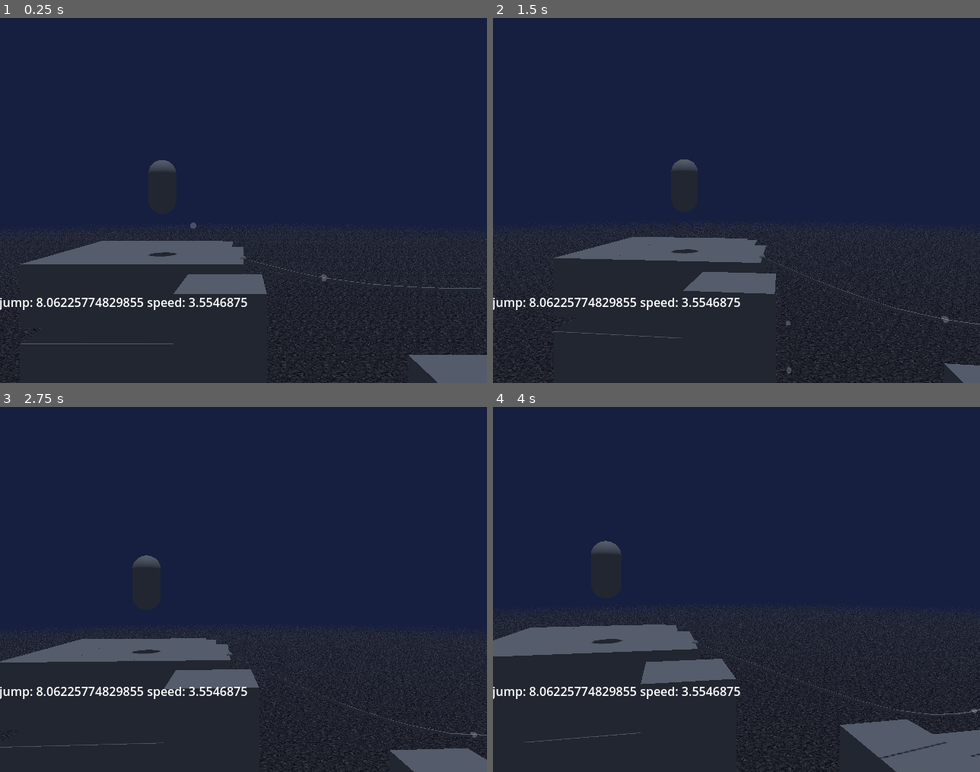
Above: before the commit, frames 1-4 (two rows, left to right).
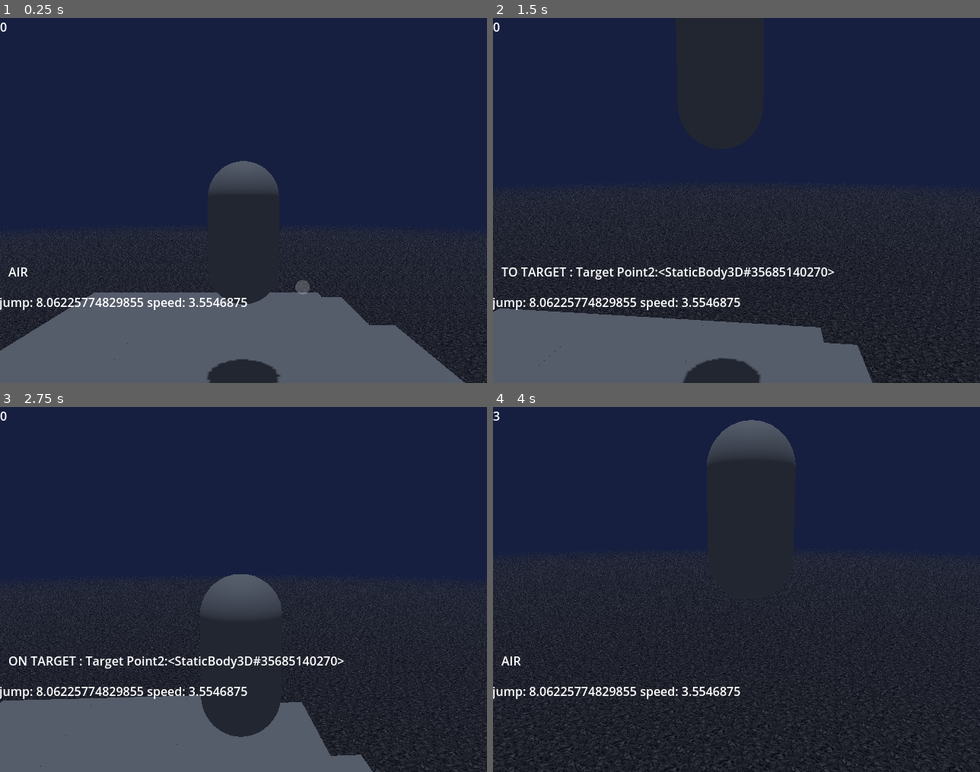
Above: after the commit, the same moments.

Repository: NoahChase/Sly-Cooper--A-Thief-in-Godot
Game: Godot game, scene res://Scenes/Worlds/hazard_room.tscn
Two runs of this game, one before a commit and one after it. Both use one fixed random seed, a clock stepped at 60 frames per second and the inputs below.
Inputs (mouse positions are in pixels of both pictures, inside the frame that each line leads up to):
- Up to frame 1 (0.25 s): no input
- Up to frame 2 (1.5 s): tap Enter (ui_accept) at 0.5, 0.6, 0.77, 1.07 s; move the mouse to (760, 200) at 0.52 s; hold Up (ui_up) from 0.53 s (still down); move the mouse to (712, 200) at 1.27 s; tap Q (circle) at 1.35 s
- Up to frame 3 (2.75 s): keep holding Up (ui_up); tap Enter (ui_accept) at 1.52, 1.55, 1.82, 2.1 s; move the mouse to (253, 582) at 2.02 s
- Up to frame 4 (4 s): keep holding Up (ui_up); move the mouse to (731, 596) at 2.77 s; tap Q (circle) at 2.85 s; tap Enter (ui_accept) at 3.02, 3.05, 3.32, 3.6, 3.77 s; move the mouse to (775, 593) at 3.52 s

The runs differ from the first frame. In frame 1, 23% of the frame differs, in the area x 0-100%, y 1-100%; in frame 2, 20%; in frame 3, 22%; in frame 4, 13%.
Error before the commit: Invalid access to property or key 'anim_tree' on a base object of type 'null instance'. (res://Scripts/player__sly.gd:102)

Commit message:
no sly mesh

Diff:
--- a/Assets/Models/test_rope_mesh.tscn
+++ b/Assets/Models/test_rope_mesh.tscn
@@ -3,7 +3,7 @@
 [sub_resource type="CylinderMesh" id="CylinderMesh_ru1tb"]
 top_radius = 0.05
 bottom_radius = 0.05
-height = 2.30962
+height = 2.23086
 radial_segments = 6
 rings = 1
 
--- a/Scenes/Character Mesh/sly_cooper_rig_no_physics.tscn
+++ b/Scenes/Character Mesh/sly_cooper_rig_no_physics.tscn
@@ -333,7 +333,7 @@
 mesh = SubResource("BoxMesh_ctiw8")
 
 [node name="Ball Tail 8" type="MeshInstance3D" parent="Ball Tail Root" index="3"]
-transform = Transform3D(0.899075, 0, -0.437498, 0, 0.999894, -1.4013e-45, 0.437499, 1.4013e-45, 0.899074, 0.0778626, 0.576019, -0.258675)
+transform = Transform3D(0.899075, 0, -0.437498, 0, 0.999894, 0, 0.437499, 0, 0.899074, 0.0778626, 0.576019, -0.258675)
 top_level = true
 mesh = SubResource("BoxMesh_3lfr3")
 
@@ -344,7 +344,7 @@
 mesh = SubResource("BoxMesh_hp8ys")
 
 [node name="Ball Tail 7" type="MeshInstance3D" parent="Ball Tail Root" index="4"]
-transform = Transform3D(0.899055, -1.4013e-45, -0.437499, 0, 0.999842, -2.8026e-45, 0.437489, 2.8026e-45, 0.899075, 0.143487, 0.515375, -0.393536)
+transform = Transform3D(0.899055, 0, -0.437499, 0, 0.999842, 0, 0.437489, 0, 0.899075, 0.143487, 0.515375, -0.393536)
 top_level = true
 mesh = SubResource("BoxMesh_3lfr3")
 
@@ -355,7 +355,7 @@
 mesh = SubResource("BoxMesh_2lu7f")
 
 [node name="Ball Tail 6" type="MeshInstance3D" parent="Ball Tail Root" index="5"]
-transform = Transform3D(0.899067, -1.4013e-45, -0.437496, 0, 0.99984, -4.2039e-45, 0.437495, 4.2039e-45, 0.89907, 0.208237, 0.454188, -0.526599)
+transform = Transform3D(0.899067, 0, -0.437496, 0, 0.99984, 0, 0.437495, 0, 0.89907, 0.208237, 0.454188, -0.526599)
 top_level = true
 mesh = SubResource("BoxMesh_3lfr3")
 
@@ -366,7 +366,7 @@
 mesh = SubResource("BoxMesh_x8uyn")
 
 [node name="Ball Tail 5" type="MeshInstance3D" parent="Ball Tail Root" index="6"]
-transform = Transform3D(0.899053, -1.4013e-45, -0.437489, 0, 0.999837, -4.2039e-45, 0.437488, 4.2039e-45, 0.899056, 0.269486, 0.374764, -0.652469)
+transform = Transform3D(0.899053, 0, -0.437489, 0, 0.999837, 0, 0.437488, 0, 0.899056, 0.269486, 0.374764, -0.652469)
 top_level = true
 mesh = SubResource("BoxMesh_3lfr3")
 
@@ -377,7 +377,7 @@
 mesh = SubResource("BoxMesh_x8uyn")
 
 [node name="Ball Tail 4" type="MeshInstance3D" parent="Ball Tail Root" index="7"]
-transform = Transform3D(0.89905, -1.4013e-45, -0.437489, 0, 0.999823, -4.2039e-45, 0.437486, 4.2039e-45, 0.899056, 0.346433, 0.291043, -0.810598)
+transform = Transform3D(0.89905, 0, -0.437489, 0, 0.999823, 0, 0.437486, 0, 0.899056, 0.346433, 0.291043, -0.810598)
 top_level = true
 mesh = SubResource("BoxMesh_3lfr3")
 
@@ -388,7 +388,7 @@
 mesh = SubResource("BoxMesh_x8uyn")
 
 [node name="Ball Tail 3" type="MeshInstance3D" parent="Ball Tail Root" index="8"]
-transform = Transform3D(0.899046, 0, -0.437489, -2.8026e-45, 0.999767, -5.60519e-45, 0.437485, 7.00649e-45, 0.899056, 0.434021, 0.200941, -0.990593)
+transform = Transform3D(0.899046, 0, -0.437489, 0, 0.999767, 0, 0.437485, 0, 0.899056, 0.434021, 0.200941, -0.990593)
 top_level = true
 mesh = SubResource("BoxMesh_3lfr3")
 
@@ -399,7 +399,7 @@
 mesh = SubResource("BoxMesh_x8uyn")
 
 [node name="Ball Tail 2" type="MeshInstance3D" parent="Ball Tail Root" index="9"]
-transform = Transform3D(0.899047, 2.8026e-45, -0.437492, -7.00649e-45, 0.99977, -5.60519e-45, 0.437485, 8.40779e-45, 0.899062, 0.493005, 0.117822, -1.14483)
+transform = Transform3D(0.899047, 0, -0.437492, 0, 0.99977, 0, 0.437485, 0, 0.899062, 0.493005, 0.117822, -1.14483)
 top_level = true
 mesh = SubResource("BoxMesh_3lfr3")
 
@@ -413,43 +413,43 @@
 transform = Transform3D(1, 0, 0, 0, 1, 0, 0, 0, 1, 0, -0.0625, 0)
 bones/0/position = Vector3(1.1612e-08, 0.74602, -0.00193296)
 bones/1/position = Vector3(0.000474975, 0.000474975, 0.000474975)
-bones/10/position = Vector3(-0.00643582, 0.855241, -0.00664721)
-bones/10/rotation = Quaternion(0.143247, -0.0330025, -0.0123152, 0.98906)
+bones/10/position = Vector3(-0.087992, 0.865028, -0.00921833)
+bones/10/rotation = Quaternion(0.16389, -0.0358925, 0.00868358, 0.985787)
 bones/11/position = Vector3(-2.16606e-16, 0.1409, 0.00690236)
-bones/11/rotation = Quaternion(0.0695557, -0.0127676, 0.00356703, 0.99749)
-bones/12/rotation = Quaternion(0.0376083, 0.0151068, -0.00382825, 0.999171)
-bones/13/rotation = Quaternion(0.0452418, 0.000777651, 0.00498278, 0.998963)
+bones/11/rotation = Quaternion(0.0834795, -0.0121833, 0.00151322, 0.996434)
+bones/12/rotation = Quaternion(0.0438295, -0.000931584, -0.00270893, 0.999035)
+bones/13/rotation = Quaternion(0.0427978, 0.000783467, 0.00444861, 0.999074)
 bones/13/scale = Vector3(1, 1, 0.999999)
-bones/14/rotation = Quaternion(-0.0298638, -0.0179172, 0.0214906, 0.999162)
-bones/15/rotation = Quaternion(-0.0504025, 0.00516876, 0.00693952, 0.998692)
+bones/14/rotation = Quaternion(-0.0306518, -0.0174594, 0.0204833, 0.999168)
+bones/15/rotation = Quaternion(-0.0530415, 0.00598179, 0.00549198, 0.998559)
 bones/56/scale = Vector3(1, 1, 1)
 bones/57/scale = Vector3(1, 1, 1)
 bones/70/rotation = Quaternion(-0.35155, -0.348675, -0.399688, 0.771419)
 bones/70/scale = Vector3(1, 1, 1)
 bones/72/position = Vector3(0.0633166, 0.0976588, 0.00782372)
-bones/72/rotation = Quaternion(0.495142, 0.545982, 0.562787, -0.374177)
-bones/73/rotation = Quaternion(0.0149017, 0.953227, -0.289065, 0.0870534)
+bones/72/rotation = Quaternion(0.499955, 0.546555, 0.550874, -0.384527)
+bones/73/rotation = Quaternion(0.0259909, 0.947452, -0.308226, 0.0815818)
 bones/73/scale = Vector3(0.999999, 1, 0.999999)
-bones/74/rotation = Quaternion(0.226695, -0.714616, 0.218615, 0.624613)
+bones/74/rotation = Quaternion(0.183697, -0.716715, 0.177523, 0.648892)
 bones/74/scale = Vector3(0.999999, 1, 1)
-bones/75/rotation = Quaternion(-0.0111878, 0.653335, 0.314676, 0.688481)
+bones/75/rotation = Quaternion(-0.0313937, 0.666446, 0.337603, 0.663995)
 bones/95/position = Vector3(-0.0637059, 0.090302, 0.015742)
-bones/95/rotation = Quaternion(0.487129, -0.659979, -0.481987, -0.307932)
-bones/96/rotation = Quaternion(0.067663, 0.925039, -0.373154, -0.0219208)
+bones/95/rotation = Quaternion(0.488315, -0.657647, -0.494992, -0.289881)
+bones/96/rotation = Quaternion(0.0959254, 0.929532, -0.355555, -0.018694)
 bones/97/position = Vector3(-0.00114774, 0.233412, -0.000875463)
-bones/97/rotation = Quaternion(0.277945, 0.705196, -0.277945, 0.590077)
+bones/97/rotation = Quaternion(0.300345, 0.69932, -0.300345, 0.574924)
 bones/97/scale = Vector3(0.999999, 0.999999, 0.999999)
-bones/98/rotation = Quaternion(-0.012787, -0.657528, -0.209998, 0.72346)
+bones/98/rotation = Quaternion(-0.0258596, -0.655896, -0.202134, 0.726825)
 bones/120/position = Vector3(0.00070335, 0.0147822, 0.131181)
 bones/120/rotation = Quaternion(-0.0722975, -0.0474817, 0.0137924, 0.996157)
 bones/120/scale = Vector3(1, 1, 1)
 bones/130/position = Vector3(0.073522, -0.0766083, -0.0259213)
-bones/130/rotation = Quaternion(0.0518173, 0.37944, 0.912447, -0.144154)
-bones/131/rotation = Quaternion(-0.0194914, 0.940288, -0.339004, -0.0235486)
+bones/130/rotation = Quaternion(0.0573184, 0.335788, 0.925125, -0.167645)
+bones/131/rotation = Quaternion(-0.0238829, 0.977102, -0.209348, -0.0295622)
 bones/131/scale = Vector3(1, 1, 0.999999)
-bones/132/rotation = Quaternion(-0.126287, 0.639472, -0.756192, 0.057458)
+bones/132/rotation = Quaternion(-0.150308, 0.716242, -0.671075, 0.118588)
 bones/132/scale = Vector3(0.999999, 1.00001, 0.999995)
-bones/133/rotation = Quaternion(-1.88962e-08, 0.999045, 0.0437053, 1.9611e-09)
+bones/133/rotation = Quaternion(-6.69096e-09, 0.996779, 0.0802039, 2.19558e-09)
 bones/133/scale = Vector3(1, 1.00001, 0.999986)
 bones/134/position = Vector3(-0.00730926, 0.127941, 0.00102151)
 bones/134/rotation = Quaternion(-0.0126292, 0.186482, 0.979947, -0.0690641)
@@ -458,11 +458,11 @@
 bones/135/rotation = Quaternion(0.203259, 0.000721591, 0.000726901, 0.979125)
 bones/135/scale = Vector3(0.999999, 0.999999, 1)
 bones/136/position = Vector3(-0.0787393, -0.070641, -0.004869)
-bones/136/rotation = Quaternion(-0.0394081, 0.383289, 0.92107, 0.0562689)
-bones/137/rotation = Quaternion(0.0746977, 0.935843, -0.344335, -0.00722418)
+bones/136/rotation = Quaternion(-0.0463044, 0.417875, 0.907025, 0.023294)
+bones/137/rotation = Quaternion(0.0642497, 0.92837, -0.366038, -0.00426502)
 bones/137/scale = Vector3(0.999999, 1, 1)
-bones/138/rotation = Quaternion(0.102173, 0.639896, -0.755646, -0.0953548)
-bones/139/rotation = Quaternion(-3.77924e-08, 0.999677, 0.0253949, -8.84156e-09)
+bones/138/rotation = Quaternion(0.057362, 0.634088, -0.76975, -0.0461207)
+bones/139/rotation = Quaternion(-4.33078e-08, 0.999528, 0.0307167, 2.72314e-08)
 bones/140/rotation = Quaternion(0.0126288, 0.186482, 0.979947, 0.0690643)
 bones/140/scale = Vector3(1, 1, 0.999999)
 bones/141/position = Vector3(0.0408724, 0.0366471, -0.00755698)
@@ -474,7 +474,7 @@
 bones/143/scale = Vector3(1, 1, 1)
 
 [node name="Cane_LowPoly" parent="metarig/GeneralSkeleton" index="0"]
-transform = Transform3D(0.543564, -0.50464, 0.670727, 0.694821, -0.177794, -0.696858, 0.470913, 0.844823, 0.253993, -0.391309, 0.908701, 0.354961)
+transform = Transform3D(0.486746, -0.544428, 0.683136, 0.686269, -0.245527, -0.684653, 0.540473, 0.802068, 0.254114, -0.485894, 0.886469, 0.33112)
 bone_name = "RightHand"
 bone_idx = 98
 
@@ -482,43 +482,43 @@
 transform = Transform3D(0.286598, 0.942817, -0.170169, -0.918975, 0.320748, 0.229361, 0.270827, 0.090647, 0.958351, -0.714821, -0.90577, 0.0535462)
 
 [node name="TeethUpper_LowPoly" parent="metarig/GeneralSkeleton" index="1"]
-transform = Transform3D(0.105696, -0.00350972, -0.0114739, 0.00152526, 0.104827, -0.0180147, 0.0119013, 0.0177353, 0.104208, -0.00731913, 1.14349, 0.18475)
+transform = Transform3D(0.105167, -0.00668701, -0.014513, 0.00303428, 0.103211, -0.025568, 0.0156887, 0.024864, 0.102231, -0.105542, 1.13931, 0.198271)
 
 [node name="TeethLower_LowPoly" parent="metarig/GeneralSkeleton" index="2"]
-transform = Transform3D(0.105696, -0.00350975, -0.0114739, 0.00152526, 0.104827, -0.0180147, 0.0119013, 0.0177356, 0.104208, -0.00563627, 1.12392, 0.172313)
+transform = Transform3D(0.105167, -0.00668706, -0.014513, 0.00303428, 0.103212, -0.0255679, 0.0156887, 0.0248643, 0.102231, -0.102961, 1.12071, 0.184567)
 
 [node name="EyeHLightBot_L" parent="metarig/GeneralSkeleton" index="3"]
-transform = Transform3D(0.105696, -0.00350972, -0.0114739, 0.00152526, 0.104827, -0.0180148, 0.0119013, 0.0177354, 0.104208, -0.00741786, 1.14644, 0.185249)
+transform = Transform3D(0.105167, -0.00668702, -0.014513, 0.00303428, 0.103211, -0.025568, 0.0156887, 0.024864, 0.102231, -0.10573, 1.14221, 0.198971)
 
 [node name="EyeHLightTop_L" parent="metarig/GeneralSkeleton" index="4"]
-transform = Transform3D(0.105696, -0.00350972, -0.0114739, 0.00152526, 0.104827, -0.0180148, 0.0119013, 0.0177354, 0.104208, -0.00741787, 1.14644, 0.185249)
+transform = Transform3D(0.105167, -0.00668702, -0.014513, 0.00303428, 0.103211, -0.025568, 0.0156887, 0.024864, 0.102231, -0.10573, 1.14221, 0.198971)
 
 [node name="Iris_L" parent="metarig/GeneralSkeleton" index="5"]
-transform = Transform3D(0.105696, -0.00350973, -0.0114738, 0.00152526, 0.104827, -0.0180149, 0.0119013, 0.0177355, 0.104208, -0.00741792, 1.14644, 0.18525)
+transform = Transform3D(0.105167, -0.00668703, -0.014513, 0.00303428, 0.103211, -0.0255681, 0.0156887, 0.0248641, 0.102231, -0.10573, 1.14221, 0.198971)
 
 [node name="Pupil_L" parent="metarig/GeneralSkeleton" index="6"]
-transform = Transform3D(0.105696, -0.00350973, -0.0114738, 0.00152526, 0.104827, -0.0180149, 0.0119013, 0.0177355, 0.104208, -0.00741792, 1.14644, 0.18525)
+transform = Transform3D(0.105167, -0.00668703, -0.014513, 0.00303428, 0.103211, -0.0255681, 0.0156887, 0.0248641, 0.102231, -0.10573, 1.14221, 0.198971)
 
 [node name="EyeHLightBot_R" parent="metarig/GeneralSkeleton" index="7"]
-transform = Transform3D(0.105696, -0.00350972, -0.0114739, 0.00152526, 0.104827, -0.0180148, 0.0119013, 0.0177354, 0.104208, -0.00741787, 1.14643, 0.185249)
+transform = Transform3D(0.105167, -0.00668702, -0.014513, 0.00303428, 0.103211, -0.025568, 0.0156887, 0.024864, 0.102231, -0.10573, 1.14221, 0.198971)
 
 [node name="EyeHLightTop_R" parent="metarig/GeneralSkeleton" index="8"]
-transform = Transform3D(0.105696, -0.00350972, -0.0114739, 0.00152526, 0.104827, -0.0180148, 0.0119013, 0.0177354, 0.104208, -0.00741788, 1.14644, 0.185249)
+transform = Transform3D(0.105167, -0.00668702, -0.014513, 0.00303428, 0.103211, -0.025568, 0.0156887, 0.024864, 0.102231, -0.10573, 1.14221, 0.198971)
 
 [node name="Iris_R" parent="metarig/GeneralSkeleton" index="9"]
-transform = Transform3D(-0.105696, -0.00350972, -0.0114739, -0.00152526, 0.104827, -0.0180147, -0.0119013, 0.0177353, 0.104208, -0.00741786, 1.14643, 0.185249)
+transform = Transform3D(-0.105167, -0.00668701, -0.014513, -0.00303428, 0.103211, -0.025568, -0.0156887, 0.024864, 0.102231, -0.10573, 1.14221, 0.198971)
 
 [node name="Pupil_R" parent="metarig/GeneralSkeleton" index="10"]
-transform = Transform3D(-0.105696, -0.00350972, -0.0114739, -0.00152526, 0.104827, -0.0180147, -0.0119013, 0.0177353, 0.104208, -0.00741786, 1.14643, 0.185249)
+transform = Transform3D(-0.105167, -0.00668701, -0.014513, -0.00303428, 0.103211, -0.025568, -0.0156887, 0.024864, 0.102231, -0.10573, 1.14221, 0.198971)
 
 [node name="Hat_LowPoly" parent="metarig/GeneralSkeleton" index="11"]
-transform = Transform3D(1.24982, -0.0415015, -0.135674, 0.0180357, 1.23954, -0.213021, 0.140729, 0.209717, 1.23223, 0.0456763, -0.170076, -0.117558)
+transform = Transform3D(1.24357, -0.079072, -0.171611, 0.0358794, 1.22044, -0.302335, 0.185514, 0.29401, 1.20885, -0.0100558, -0.148163, -0.192803)
 
 [node name="EyeWhite_lowPoly" parent="metarig/GeneralSkeleton" index="12"]
-transform = Transform3D(0.105696, -0.00350972, -0.0114739, 0.00152526, 0.104827, -0.0180147, 0.0119013, 0.0177353, 0.104208, -0.00741787, 1.14643, 0.185249)
+transform = Transform3D(0.105167, -0.00668701, -0.014513, 0.00303428, 0.103211, -0.025568, 0.0156887, 0.024864, 0.102231, -0.10573, 1.14221, 0.198971)
 
 [node name="Belt_LowPoly" parent="metarig/GeneralSkeleton" index="13"]
-transform = Transform3D(0.104981, 0.0012879, -0.017193, -0.00286086, 0.10592, -0.00953412, 0.0170021, 0.00987043, 0.104555, 0.00647298, 1.28712, 0.0732137)
+transform = Transform3D(0.104803, -0.00330032, -0.0179873, 0.000834431, 0.105394, -0.0144759, 0.0182685, 0.0141194, 0.103851, -0.0942324, 1.29348, 0.0880091)
 
 [node name="Tail 1 IK" type="SkeletonIK3D" parent="metarig/GeneralSkeleton" index="21"]
 root_bone = &"Tail.001"
@@ -556,11 +556,11 @@
 target_node = NodePath("../../../Ball Tail Root/Ball Tail 3/Node3D/cnt3")
 
 [node name="BoneAttachment3D" type="BoneAttachment3D" parent="metarig/GeneralSkeleton" index="28"]
-transform = Transform3D(0.997518, 0.0632862, 0.0308551, -0.0338162, 0.0462628, 0.998357, 0.0617547, -0.996923, 0.0482881, -0.00397137, 0.844905, -0.0442278)
+transform = Transform3D(0.997273, 0.0728415, -0.01189, 0.00535522, 0.0892593, 0.995994, 0.073611, -0.993341, 0.0886257, -0.0846313, 0.856337, -0.0471714)
 bone_name = "Tail.001"
 bone_idx = 122
 
 [node name="Bone Cane Hand" type="BoneAttachment3D" parent="metarig/GeneralSkeleton" index="29"]
-transform = Transform3D(0.543564, -0.50464, 0.670727, 0.694821, -0.177794, -0.696858, 0.470913, 0.844823, 0.253993, -0.391309, 0.908701, 0.354961)
+transform = Transform3D(0.486746, -0.544428, 0.683136, 0.686269, -0.245527, -0.684653, 0.540473, 0.802068, 0.254114, -0.485894, 0.886469, 0.33112)
 bone_name = "RightHand"
 bone_idx = 98
--- a/Scenes/Character/player__sly.tscn
+++ b/Scenes/Character/player__sly.tscn
@@ -134,9 +134,29 @@
 [node name="Body Mesh Container" type="Node3D" parent="."]
 transform = Transform3D(1, 0, 0, 0, 1, 0, 0, 0, 1, 0, 1, 0)
 
-[node name="MeshInstance3D" type="MeshInstance3D" parent="Body Mesh Container"]
+[node name="SlyCooper_RigNoPhysics" type="MeshInstance3D" parent="Body Mesh Container"]
 mesh = SubResource("CapsuleMesh_11x8b")
 skeleton = NodePath("")
+
+[node name="tip toe ray" type="RayCast3D" parent="Body Mesh Container/SlyCooper_RigNoPhysics"]
+transform = Transform3D(-1.15, 0, -1.73645e-07, 0, 1.15, 0, 1.73645e-07, 0, -1.15, -0.4025, -0.975, 6.07758e-08)
+target_position = Vector3(0, -0.25, 0)
+
+[node name="tip toe ray2" type="RayCast3D" parent="Body Mesh Container/SlyCooper_RigNoPhysics"]
+transform = Transform3D(-1.15, 0, -1.73645e-07, 0, 1.15, 0, 1.73645e-07, 0, -1.15, 0.4025, -0.975, -6.07758e-08)
+target_position = Vector3(0, -0.25, 0)
+
+[node name="tip toe ray3" type="RayCast3D" parent="Body Mesh Container/SlyCooper_RigNoPhysics"]
+transform = Transform3D(-1.15, 0, -1.73645e-07, 0, 1.15, 0, 1.73645e-07, 0, -1.15, -6.07758e-08, -0.975, -0.4025)
+target_position = Vector3(0, -0.25, 0)
+
+[node name="tip toe ray4" type="RayCast3D" parent="Body Mesh Container/SlyCooper_RigNoPhysics"]
+transform = Transform3D(-1.15, 0, -1.73645e-07, 0, 1.15, 0, 1.73645e-07, 0, -1.15, 4.34113e-08, -0.975, 0.2875)
+target_position = Vector3(0, -0.25, 0)
+
+[node name="tip toe ray5" type="RayCast3D" parent="Body Mesh Container/SlyCooper_RigNoPhysics"]
+transform = Transform3D(-1.15, 0, -1.73645e-07, 0, 1.15, 0, 1.73645e-07, 0, -1.15, -6.07758e-08, -0.738928, -0.267238)
+target_position = Vector3(0, 0, 0.25)
 
 [node name="AnimationPlayer" type="AnimationPlayer" parent="Body Mesh Container"]
 libraries = {
--- a/Scenes/Worlds/hazard_room.tscn
+++ b/Scenes/Worlds/hazard_room.tscn
@@ -135,7 +135,7 @@
 
 [sub_resource type="Curve3D" id="Curve3D_8kis5"]
 _data = {
-"points": PackedVector3Array(0, 0, 0, 0, 0, 0, 0, 14.5, -7, 0, 0, 0, 0, 0, 0, 2.20779, 13.3708, -7.40142, 0, 0, 0, 0, 0, 0, 4.41468, 12.3019, -7.80267, 0, 0, 0, 0, 0, 0, 6.62, 11.3741, -8.20364, 0, 0, 0, 0, 0, 0, 8.82329, 10.6671, -8.60423, 0, 0, 0, 0, 0, 0, 11.0242, 10.2583, -9.00441, 0, 0, 0, 0, 0, 0, 13.2228, 10.2005, -9.40415, 0, 0, 0, 0, 0, 0, 15.4192, 10.4195, -9.8035, 0, 0, 0, 0, 0, 0, 17.6138, 10.8419, -10.2025, 0, 0, 0, 0, 0, 0, 19.8072, 11.3935, -10.6013, 0, 0, 0, 0, 0, 0, 22, 12, -11),
+"points": PackedVector3Array(0, 0, 0, 0, 0, 0, 0, 14.5, -7, 0, 0, 0, 0, 0, 0, 2.20894, 13.338, -7.40163, 0, 0, 0, 0, 0, 0, 4.41683, 12.4693, -7.80306, 0, 0, 0, 0, 0, 0, 6.62294, 11.9562, -8.20417, 0, 0, 0, 0, 0, 0, 8.82671, 11.7214, -8.60486, 0, 0, 0, 0, 0, 0, 11.0278, 11.6896, -9.00506, 0, 0, 0, 0, 0, 0, 13.2262, 11.7868, -9.40476, 0, 0, 0, 0, 0, 0, 15.4221, 11.9397, -9.80401, 0, 0, 0, 0, 0, 0, 17.6159, 12.0748, -10.2029, 0, 0, 0, 0, 0, 0, 19.8083, 12.1193, -10.6015, 0, 0, 0, 0, 0, 0, 22, 12, -11),
 "tilts": PackedFloat32Array(0, 0, 0, 0, 0, 0, 0, 0, 0, 0, 0)
 }
 point_count = 11
@@ -1840,7 +1840,7 @@
 path_joined = false
 
 [node name="PathFollow3D" type="PathFollow3D" parent="Rope/Path3D"]
-transform = Transform3D(0.17887, 0.176836, -0.967693, 1.93698e-07, 0.983542, 0.179738, 0.983785, -0.0321522, 0.175944, 10.6912, 10.3202, -8.94385)
+transform = Transform3D(0.178871, 0.355118, -0.91738, 1.19199e-06, 0.932406, 0.360946, 0.983784, -0.0645683, 0.166797, 4.18602, 12.5601, -7.76109)
 progress = 4.68005
 loop = false
 
--- a/Scripts/player__sly.gd
+++ b/Scripts/player__sly.gd
@@ -81,28 +81,28 @@
 
 	## States
 	if state == FLOOR:
-		sly_mesh.anim_tree.set("parameters/Anim State/transition_request", "floor")
+		#sly_mesh.anim_tree.set("parameters/Anim State/transition_request", "floor")
 		if not direction:
 			var any_not_colliding = false
 			for ray in tiptoe_rays:
 				if not ray.is_colliding() and not $"Body Mesh Container/SlyCooper_RigNoPhysics/tip toe ray5".is_colliding():
 					any_not_colliding = true
-				if any_not_colliding:
-					sly_mesh.anim_tree.set("parameters/Floor Transition/transition_request", "floor teeter")
-				else:
-					sly_mesh.anim_tree.set("parameters/Floor Transition/transition_request", "floor idle")
-		else:
-			sly_mesh.anim_tree.set("parameters/Input Timescale/scale", left_stick_pressure)
-			sly_mesh.anim_tree.set("parameters/Floor Transition/transition_request", "floor walk")
+				#if any_not_colliding:
+					#sly_mesh.anim_tree.set("parameters/Floor Transition/transition_request", "floor teeter")
+				#else:
+					#sly_mesh.anim_tree.set("parameters/Floor Transition/transition_request", "floor idle")
+		#else:
+			#sly_mesh.anim_tree.set("parameters/Input Timescale/scale", left_stick_pressure)
+			#sly_mesh.anim_tree.set("parameters/Floor Transition/transition_request", "floor walk")
 		jump_num = 0
 		$RichTextLabel3.text = str("FLOOR")
 	if state == AIR:
 		if not $"Floor Ray".is_colliding():
 			air_mult = lerp(air_mult, 0.02, 0.08)
-			sly_mesh.anim_tree.set("parameters/Anim State/transition_request", "air")
+			#sly_mesh.anim_tree.set("parameters/Anim State/transition_request", "air")
 		else:
 			air_mult = 1.0
-			sly_mesh.anim_tree.set("parameters/Anim State/transition_request", "floor")
+			#sly_mesh.anim_tree.set("parameters/Anim State/transition_request", "floor")
 		$RichTextLabel3.text = str("AIR")
 
 		if velocity.y > -7:
@@ -120,7 +120,7 @@
 	if state == TO_TARGET and target != null:
 		jump_num = 0
 		air_mult = 0.0
-		sly_mesh.anim_tree.set("parameters/Anim State/transition_request", "air")
+		#sly_mesh.anim_tree.set("parameters/Anim State/transition_request", "air")
 		$RichTextLabel3.text = str("TO TARGET", " : ", target)
 		apply_magnetism(delta)
 		if velocity.y > -6.5:
@@ -233,7 +233,7 @@
 			jump_num = 0
 			state = AIR
 		elif state != TO_TARGET:
-			sly_mesh.anim_tree.set("parameters/Jump/request", 1)
+			#sly_mesh.anim_tree.set("parameters/Jump/request", 1)
 			air_mult = 1.0
 			speed_mult = 1.0
 			if velocity.y >= 0:
